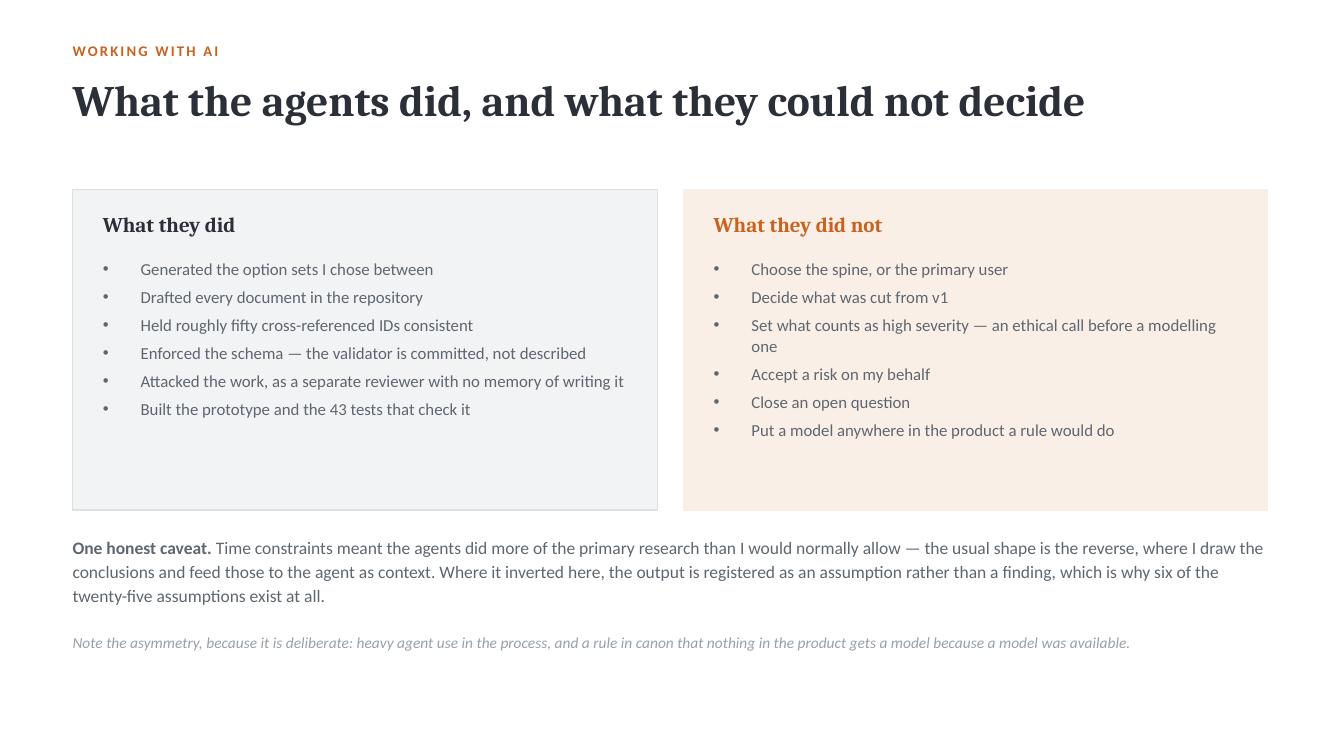
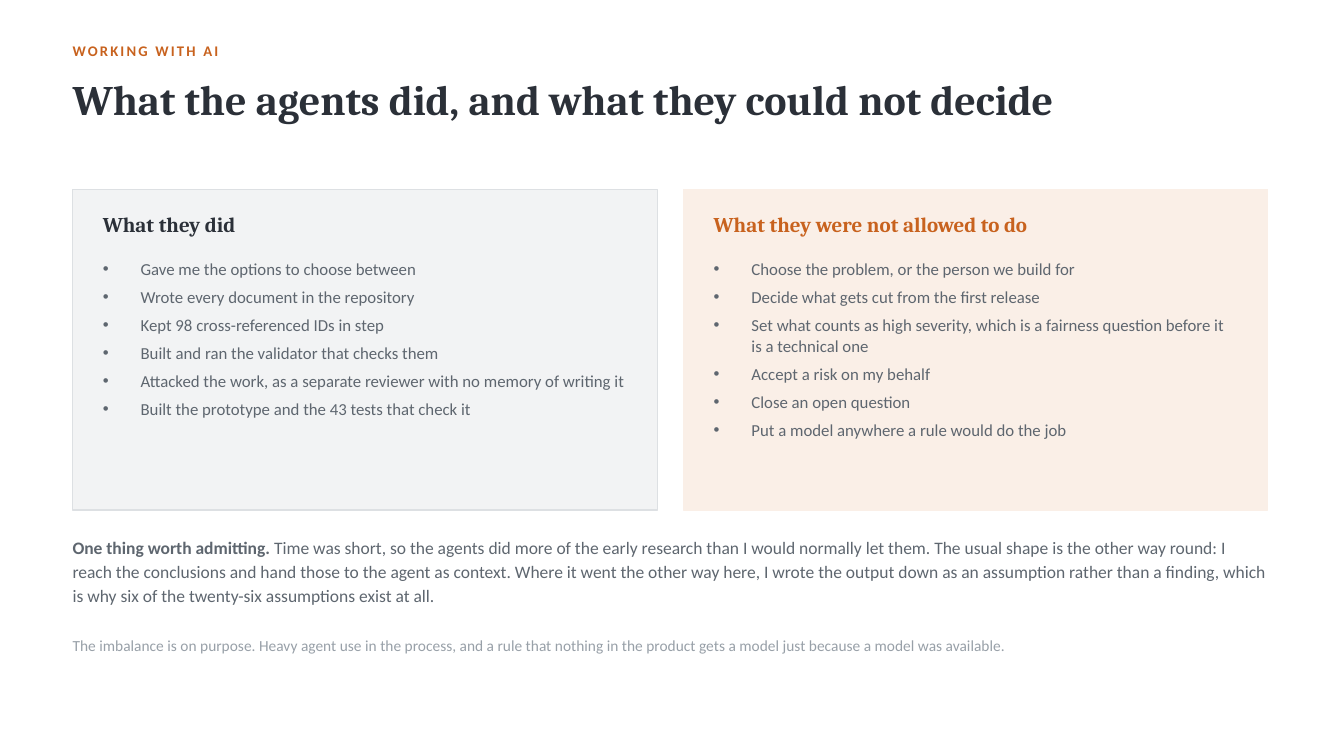
Before and after one commit to dannydaley76/cameramatics-product-brain, a slide deck: slide 18 of Claude outputs/cameramatics-danny-daley.pptx (slide 5 before the commit). Drawn at 1344x756 pixels with LibreOffice and Linux fonts; fonts in the diff are those of the drawing. Boxes give left, top, right and bottom in pixels: in the first picture for what was removed or moved away, otherwise in the second. Text is boxed around its words. In the diff, an @@ line names an element or a change of style, - is before the commit and + after.

```diff
--- a/Claude outputs/cameramatics-danny-daley.pptx
+++ b/Claude outputs/cameramatics-danny-daley.pptx
@@ text "What the agents did, and ..." at box(73, 85, 1053, 125): size 31 to 30 pt; line spacing 36pt to 35pt @@
@@ text at box(714, 217, 1027, 237): text changed @@
-What they did not
+What they were not allowed to do
@@ text at box(141, 263, 438, 359): text changed @@
-• Generated the option sets I chose between
-• Drafted every document in the repository
-• Held roughly fifty cross-referenced IDs consistent
-• Enforced the schema — the validator is committed, not described
+• Gave me the options to choose between
+• Wrote every document in the repository
+• Kept 98 cross-referenced IDs in step
+• Built and ran the validator that checks them
@@ text at box(751, 263, 1223, 352): text changed @@
-• Choose the spine, or the primary user
-• Decide what was cut from v1
-• Set what counts as high severity — an ethical call before a modelling one
+• Choose the problem, or the person we build for
+• Decide what gets cut from the first release
+• Set what counts as high severity, which is a fairness question before it is a technical one
@@ text at box(751, 424, 1067, 439): text changed @@
-• Put a model anywhere in the product a rule would do
+• Put a model anywhere a rule would do the job
@@ text at box(73, 541, 1265, 605): text changed @@
-One honest caveat. Time constraints meant the agents did more of the primary research than I would normally allow — the usual shape is the reverse, where I draw the conclusions and feed those to the agent as context. Where it inverted here, the output is registered as an assumption rather than a finding, which is why six of the twenty-five assumptions exist at all.
+One thing worth admitting. Time was short, so the agents did more of the early research than I would normally let them. The usual shape is the other way round: I reach the conclusions and hand those to the agent as context. Where it went the other way here, I wrote the output down as an assumption rather than a finding, which is why six of the twenty-six assumptions exist at all.
@@ text at box(73, 640, 1005, 654): text changed; italic off @@
-Note the asymmetry, because it is deliberate: heavy agent use in the process, and a rule in canon that nothing in the product gets a model because a model was available.
+The imbalance is on purpose. Heavy agent use in the process, and a rule that nothing in the product gets a model just because a model was available.
```
Also in this commit, not shown: 14 other slides changed, 5 slides added, 6 slides removed, 1 other file.
